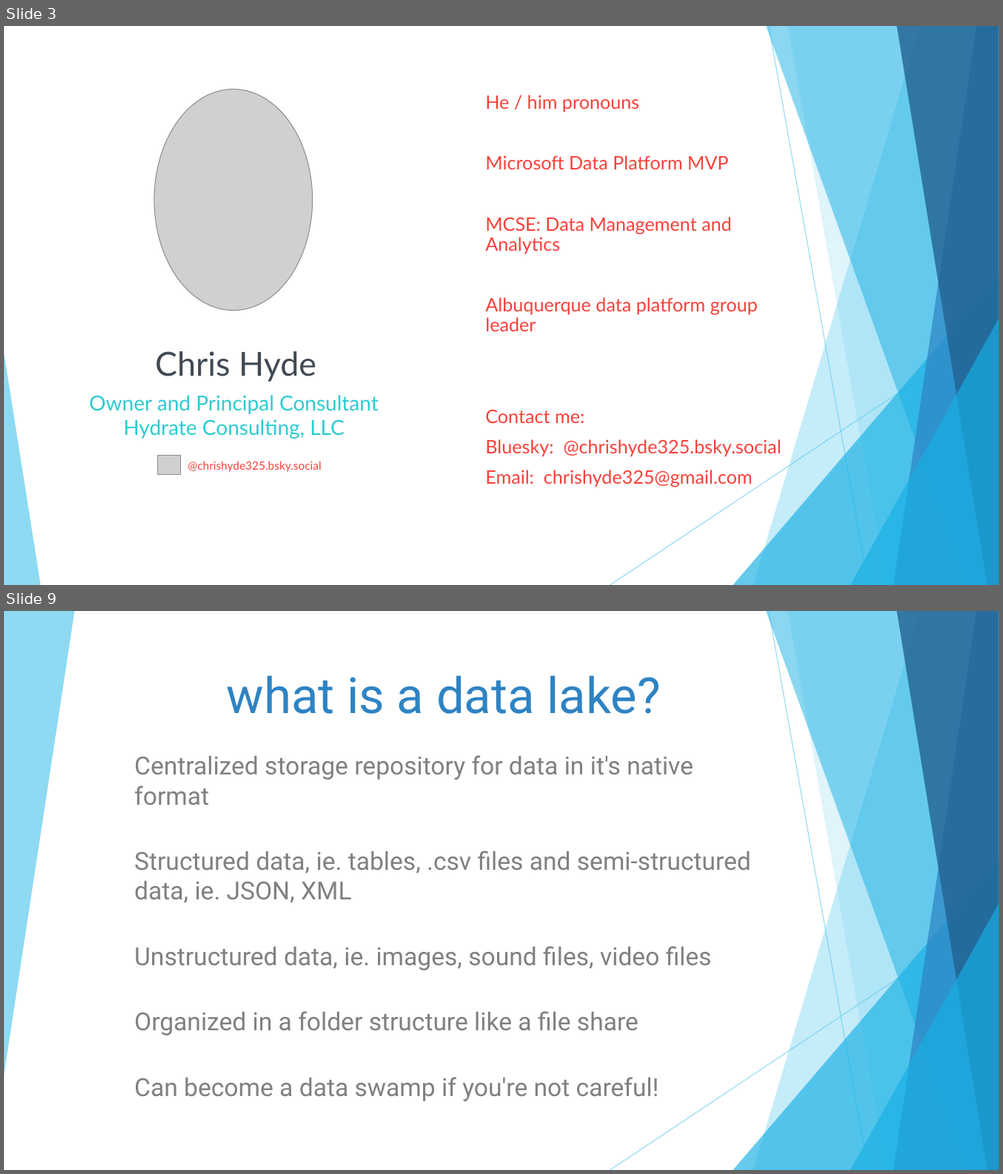
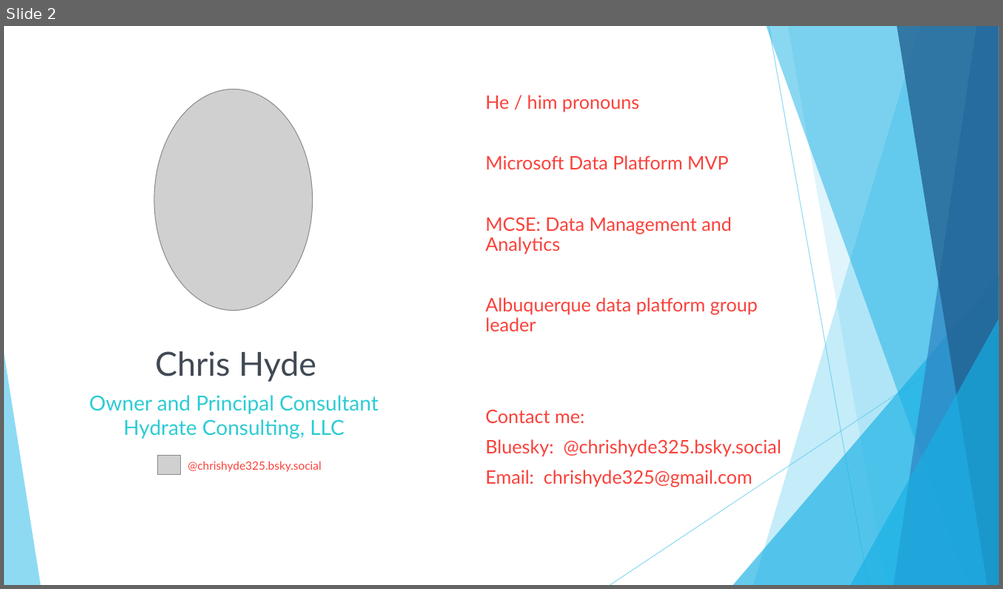
Before and after one commit to DrJekyll325/Presentations, a slide deck: General Data Warehousing/20260627 - SQL Saturday Austin - A Gentle (Re-) Introduction to Dimensional Modeling.pptx. Shown one above the other, each under a label of ours: slides 3 and 9 before the commit, slide 2 after it; the slides between them are not shown. The pictures are 1003x1174 and 1003x589 pixels, drawn with LibreOffice and Linux fonts; fonts in the diff are those of the drawing; grey boxes stand for pictures. Boxes give left, top, right and bottom in pixels: in the first picture for what was removed or moved away, otherwise in the second. Text is boxed around its words. In the diff, an @@ line names an element or a change of style, - is before the commit and + after.

```diff
--- a/General Data Warehousing/20260627 - SQL Saturday Austin - A Gentle (Re-) Introduction to Dimensional Modeling.pptx
+++ b/General Data Warehousing/20260627 - SQL Saturday Austin - A Gentle (Re-) Introduction to Dimensional Modeling.pptx
@@ slide 9 removed at [4, 611, 999, 1170], background #FFFFFF; not listed: 9 template elements that a slide beside it also shows @@
@@ freeform shape removed at [4, 611, 74, 1075] @@
@@ title removed at [227, 675, 660, 714] @@
-what is a data lake?
@@ subtitle removed at [134, 755, 751, 1102] @@
-Centralized storage repository for data in it's native format
-Structured data, ie. tables, .csv files and semi-structured data, ie. JSON, XML
-Unstructured data, ie. images, sound files, video files
-Organized in a folder structure like a file share
-Can become a data swamp if you're not careful!
@@ what was slide 3 is now slide 2 @@
```
Also in this commit, not shown: 1 slide changed, 34 slides added, 22 other slides removed, 1 other file.
